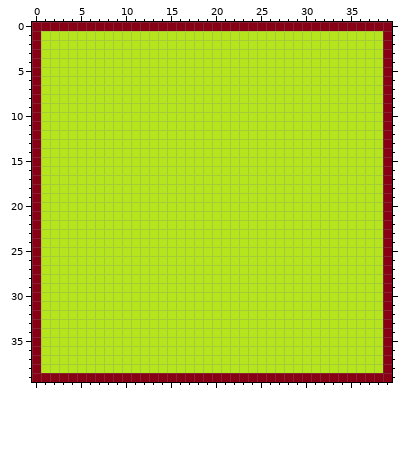
Edited in one commit: pixel-art sprite (ShootEmUp/res/Levels/Level1.png). Above, as it was before the edit.
The file is 80x80 pixels, drawn in blocks of 2x2; one block is one cell here.
After the commit:
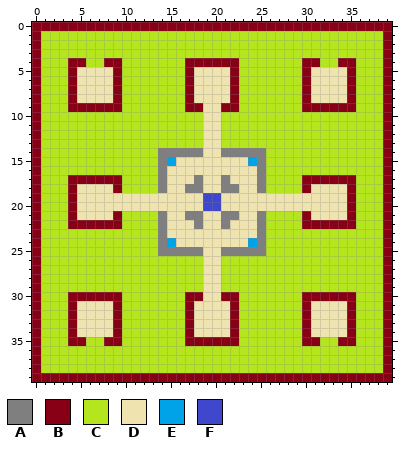
Palette (. is transparent): A #7f7f7f  B #880015  C #b5e61d  D #efe4b0  E #00a2e8  F #3f48cc
Difference:
The author changed colour C to colour A in row 14 at x 14 to 18 and 21 to 25; in rows 15 to 16 at x 14 and 25; in row 17 at x 14, 18, 21 and 25; in row 18 at x 14, 17 to 18, 21 to 22 and 25; in row 21 at x 14, 17 to 18, 21 to 22 and 25; in row 22 at x 14, 18, 21 and 25.
The author changed colour C to colour A in rows 23 to 24 at x 14 and 25; in row 25 at x 14 to 18 and 21 to 25.
The author changed colour C to colour B in row 4 at x 4 to 5, 8 to 9, 17 to 22, 30 to 31 and 34 to 35; in rows 5 to 8 at x 4, 9, 17, 22, 30 and 35; in row 9 at x 4 to 9, 17 to 18, 21 to 22 and 30 to 35; in row 17 at x 4 to 9 and 30 to 35; in row 18 at x 4, 9, 30 and 35; in rows 19 to 20 at x 4 and 35.
The author changed colour C to colour B in row 21 at x 4, 9, 30 and 35; in row 22 at x 4 to 9 and 30 to 35; in row 30 at x 4 to 9, 17 to 18, 21 to 22 and 30 to 35; in rows 31 to 34 at x 4, 9, 17, 22, 30 and 35; in row 35 at x 4 to 5, 8 to 9, 17 to 22, 30 to 31 and 34 to 35.
The author changed colour C to colour D in rows 5 to 8 at x 5 to 8, 18 to 21 and 31 to 34; in rows 9 to 14 at x 19 to 20; in row 15 at x 16 to 23; in row 16 at x 15 to 24; in row 17 at x 15 to 17, 19 to 20 and 22 to 24; in row 18 at x 5 to 8, 15 to 16, 19 to 20, 23 to 24 and 31 to 34.
The author changed colour C to colour D in rows 19 to 20 at x 5 to 18 and 21 to 34; in row 21 at x 5 to 8, 15 to 16, 19 to 20, 23 to 24 and 31 to 34; in row 22 at x 15 to 17, 19 to 20 and 22 to 24; in row 23 at x 15 to 24; in row 24 at x 16 to 23; in rows 25 to 30 at x 19 to 20.
The author changed colour C to colour D in rows 31 to 34 at x 5 to 8, 18 to 21 and 31 to 34.
The author changed colour C to colour E in row 15 at x 15 and 24; in row 24 at x 15 and 24.
The author changed colour C to colour F in rows 19 to 20 at x 19 to 20.
